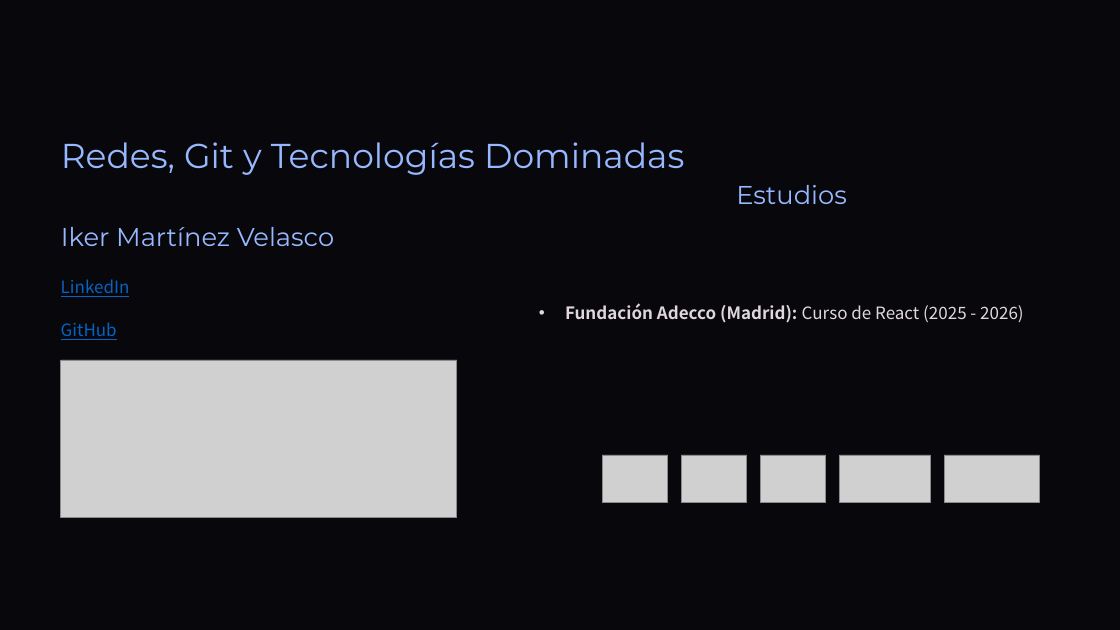
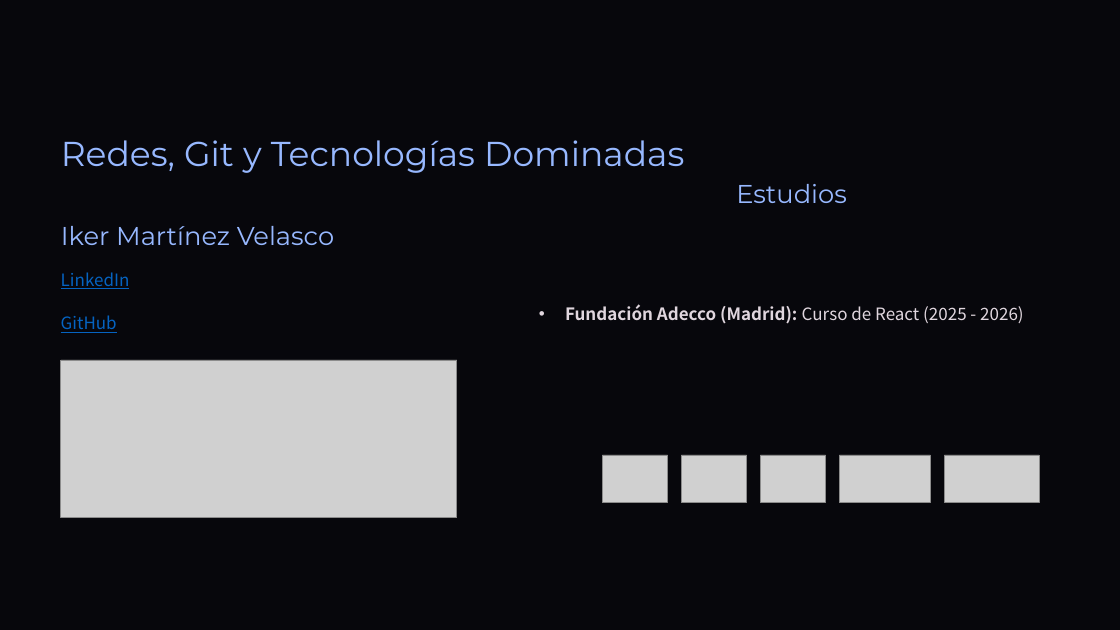
Before and after one commit to DavidCorredorMiguel/proyectogrupo2, a slide deck: slide 5 of Tech-and-Learn-Innovacion-y-Aprendizaje-en-E-commerce (1).pptx. Drawn at 1120x630 pixels with LibreOffice and Linux fonts; fonts in the diff are those of the drawing; grey boxes stand for pictures; background and template pictures are left out. Boxes give left, top, right and bottom in pixels: in the first picture for what was removed or moved away, otherwise in the second. Text is boxed around its words. In the diff, an @@ line names an element or a change of style, - is before the commit and + after.

```diff
--- a/Tech-and-Learn-Innovacion-y-Aprendizaje-en-E-commerce (1).pptx
+++ b/Tech-and-Learn-Innovacion-y-Aprendizaje-en-E-commerce (1).pptx
@@ text "Redes, Git y Tecnologías Dominadas" at (x1=61, y1=140, x2=684, y2=173): line spacing 44.5pt to 1 @@
@@ text "LinkedIn" at (x1=61, y1=272, x2=130, y2=289): line spacing 28.5pt to 1 @@
@@ text "GitHub" at (x1=61, y1=315, x2=117, y2=333): line spacing 28.5pt to 1 @@
```
Also in this commit, not shown: 15 other slides changed.
